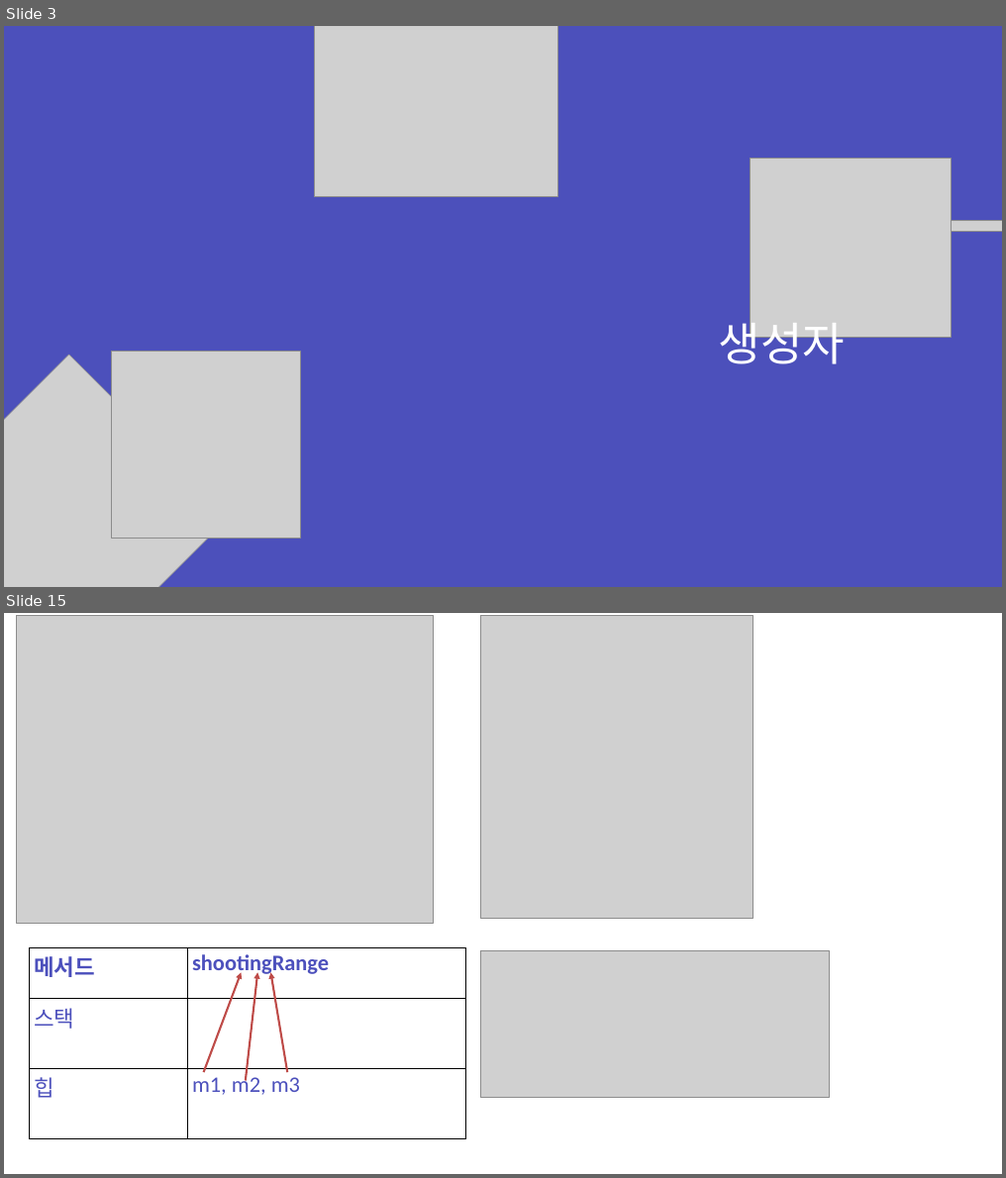
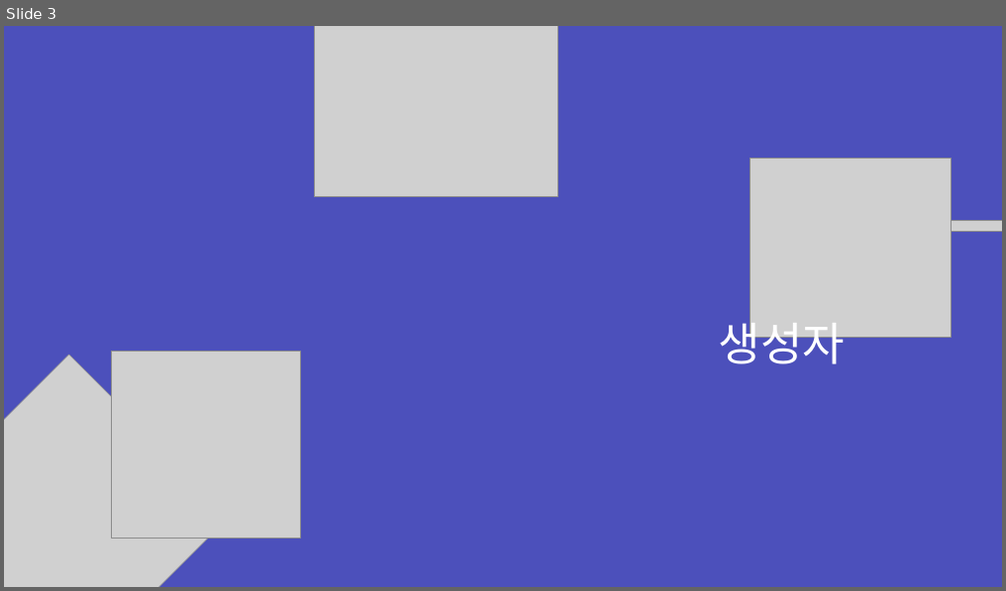
Before and after one commit to zest132/JavaLecture, a slide deck: JavaLecture/LectureFile/java 8강.pptx. Shown one above the other, each under a label of ours: slides 3 and 15 before the commit, slide 3 after it; the slides between them are not shown. The pictures are 1006x1178 and 1006x591 pixels, drawn with LibreOffice and Linux fonts; fonts in the diff are those of the drawing; grey boxes stand for pictures. Boxes give left, top, right and bottom in pixels: in the first picture for what was removed or moved away, otherwise in the second. Text is boxed around its words. In the diff, an @@ line names an element or a change of style, - is before the commit and + after.

```diff
--- a/JavaLecture/LectureFile/java 8강.pptx
+++ b/JavaLecture/LectureFile/java 8강.pptx
@@ slide 15 removed at [4, 613, 1002, 1174], background #FFFFFF @@
@@ picture removed at [17, 615, 433, 923] @@
@@ picture removed at [480, 615, 752, 918] @@
@@ table removed at [29, 948, 465, 1139], 3 rows, 2 columns @@
-메서드 | shootingRange
-스택 | 
-힙 | m1, m2, m3
@@ picture removed at [480, 951, 830, 1097] @@
@@ arrow removed from (204, 1072) to (241, 972) @@
@@ arrow removed from (246, 1081) to (257, 972) @@
@@ arrow removed from (287, 1072) to (271, 972) @@
```
Also in this commit, not shown: 3 slides changed, 23 slides added, 19 other slides removed, 4 other files.
